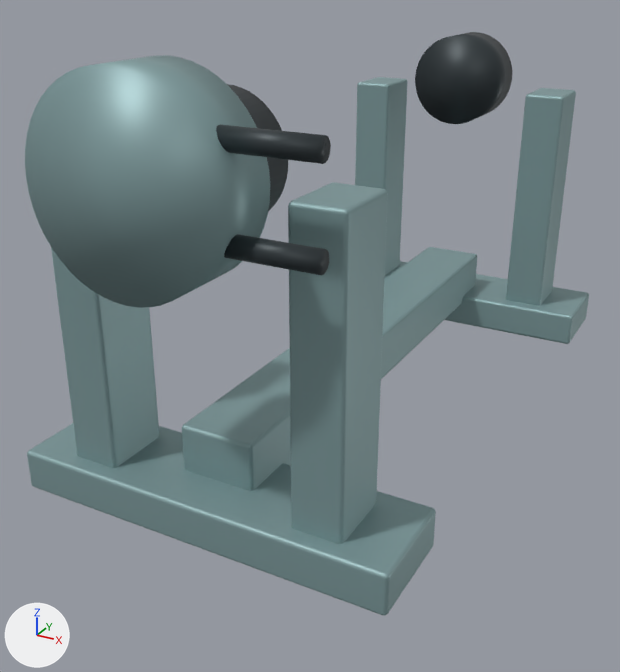
Before and after pictures for a commit that changed the glTF model resources/models/parts/fishing_kit/trawl_winch.glb.
Before and after are seen from a 50 mm lens placed at (1.14, -2.43, 1.37), pointed at (-0.02, -0.33, 0.32). The axes (+X, +Y, +Z) are drawn at lower left. The lights are the same throughout. The first picture is the older version. Vertices at exactly the same position are counted once.

The first picture shows 'Base tie', 'Bearing housing', 'Bearing housing.001', 'Bearing pedestal', 'Bearing pedestal.001', 'Bearing pedestal.002', 'Bearing pedestal.003', 'Bolted foot', 'Bolted foot.001', 'Hydraulic feed', 'Hydraulic feed.001', 'Hydraulic motor'.
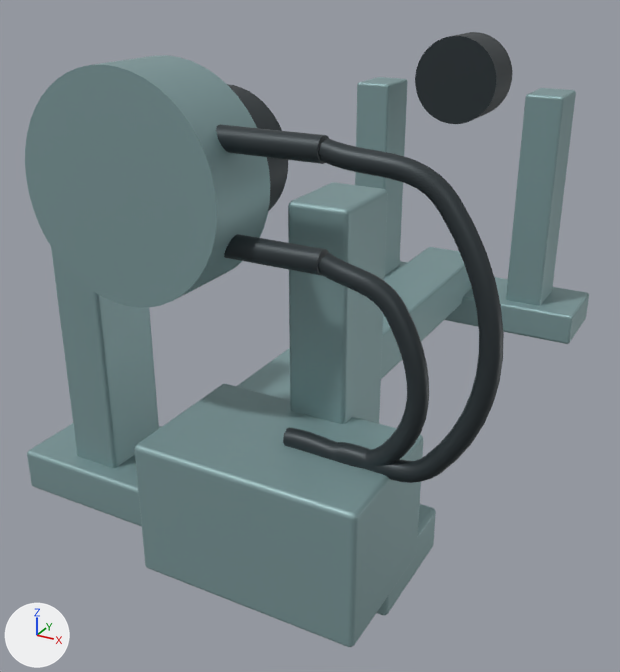
Location of each change, (x1, y1, x2, y2) in pixels of the pictures (620 x 672 px):
'Hydraulic manifold', added
    after: (134, 384, 423, 647)
'Flexible hydraulic hose.001', added
    after: (318, 138, 504, 483)
'Flexible hydraulic hose', added
    after: (283, 253, 429, 469)
part 1 of me_cylinder_005, shading changed
    both: (418, 36, 496, 124)
part 2 of me_cylinder_006, shading changed
    both: (29, 65, 217, 308)
part 3 of me_cylinder_006, shading changed
    both: (39, 68, 199, 278)
'Bolted foot', unchanged, covered by the edit
    both: (27, 423, 436, 615)
'Base tie', unchanged, covered by the edit
    before: (182, 247, 477, 491)
    after: (237, 247, 472, 400)

The edits, one by one:
me_cylinder_005 has 96 vertices, 188 faces and spans x -0.16..0.16, y -0.1..0.1, z -0.16..0.16.
me_cylinder_005 is used by ob_bearing_housing_001; location (0.0, 0.86, 0.95).
me_cylinder_005 part 1: all 46 faces centred in x -0.159..0.159, y -0.1, z -0.159..0.159 are now shaded flat.
me_cylinder_006 has 96 vertices, 188 faces and spans x -0.24..0.24, y -0.095..0.095, z -0.24..0.24.
me_cylinder_006 is used by ob_hydraulic_motor; location (0.0, -1.065, 0.95).
me_cylinder_006 part 2: 45 of the faces centred in x -0.239..0.239, y -0.095, z -0.239..0.239 are now shaded flat.
me_cylinder_006 part 3: 1 of the faces centred in x 0.0, y -0.095, z 0.0 are now shaded flat.
Mesh me_cube_008 is new.
It has 96 vertices, 188 faces and spans x -0.26..0.26, y -0.17..0.17, z -0.16..0.16.
It uses material mat_warm_white_painted_steel (greyish cyan #86a4a6).
Mesh me_hydraulic_hose_001 is new.
It has 296 vertices, 576 faces and spans x 0.414..0.776, y -1.102..-1.058, z 0.425..1.081.
It uses material mat_fixed_hydraulic (dark grey #353d41).
Mesh me_hydraulic_hose is new.
It has 296 vertices, 576 faces and spans x 0.337..0.645, y -1.102..-1.058, z 0.421..0.87.
It uses material mat_fixed_hydraulic (dark grey #353d41).
Object 'Hydraulic manifold' (ob_hydraulic_manifold) is new; it shows me_cube_008.
Its location is (0.32, -1.08, 0.28).
Object 'Flexible hydraulic hose.001' (ob_flexible_hydraulic_hose_001) is new; it shows me_hydraulic_hose_001.
Its location is (0.0, 0.0, 0.0).
Object 'Flexible hydraulic hose' (ob_flexible_hydraulic_hose) is new; it shows me_hydraulic_hose.
Its location is (0.0, 0.0, 0.0).
